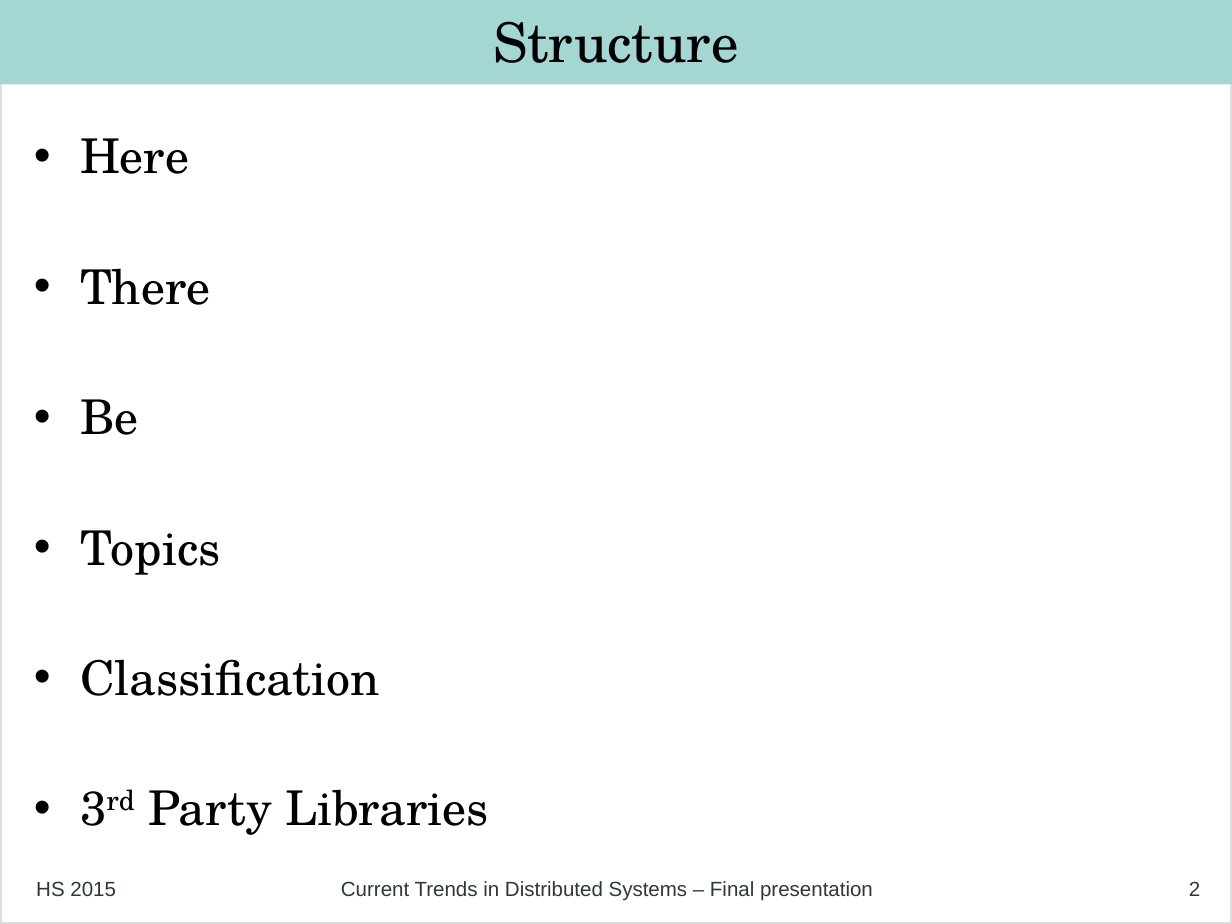
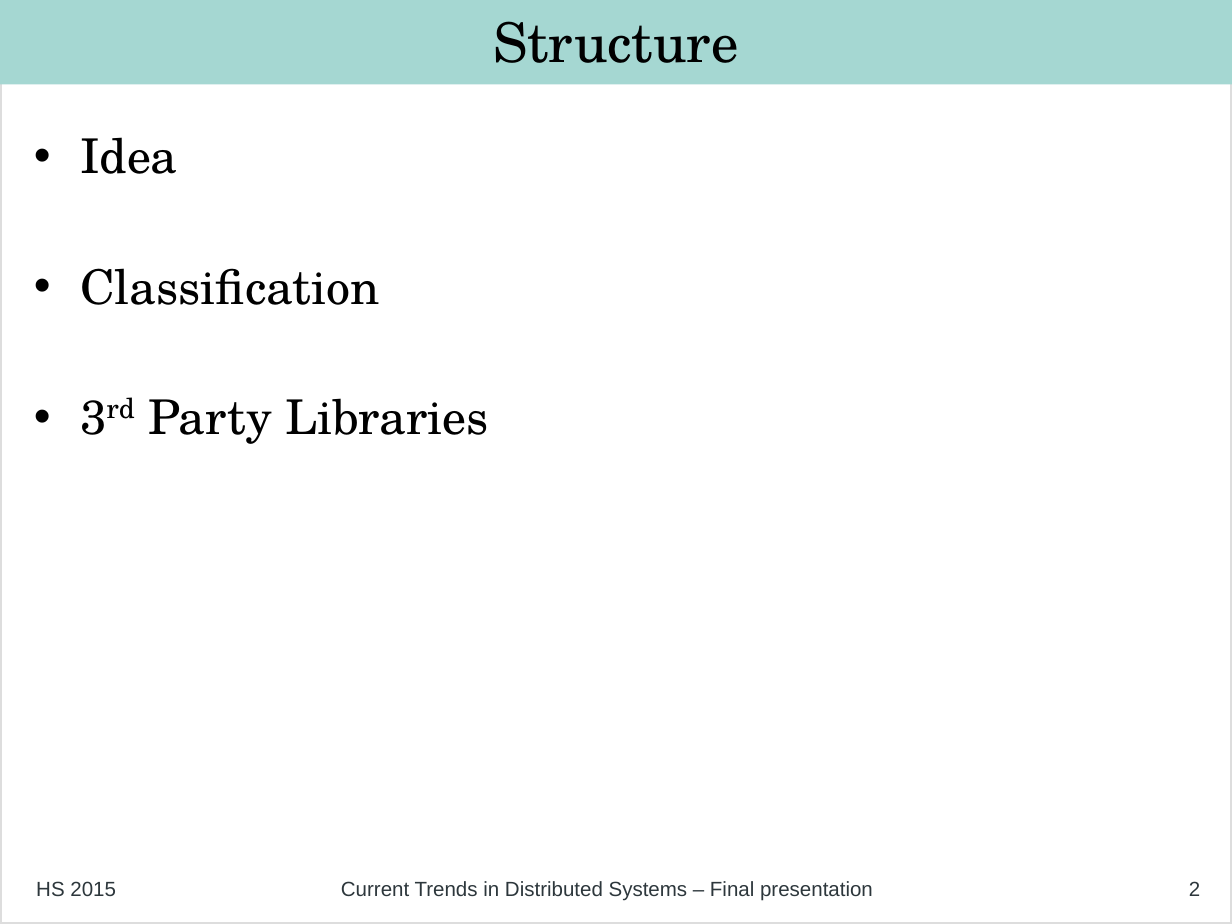
Before and after one commit to philipp-oldenburg/ctds-storm, a slide deck: slide 2 of Project-Weather-Station/FinalPresentation/Final Presentation - Simon.odp. Drawn at 1232x924 pixels with LibreOffice and Linux fonts; fonts in the diff are those of the drawing. Boxes give left, top, right and bottom in pixels: in the first picture for what was removed or moved away, otherwise in the second. Text is boxed around its words. In the diff, an @@ line names an element or a change of style, - is before the commit and + after.

```diff
--- a/Project-Weather-Station/FinalPresentation/Final Presentation - Simon.odp
+++ b/Project-Weather-Station/FinalPresentation/Final Presentation - Simon.odp
@@ text at (80, 137, 177, 174): text changed @@
-• Here
-• There
-• Be
-• Topics
+• Idea
```
Also in this commit, not shown: 2 other slides changed, 1 slide added.
